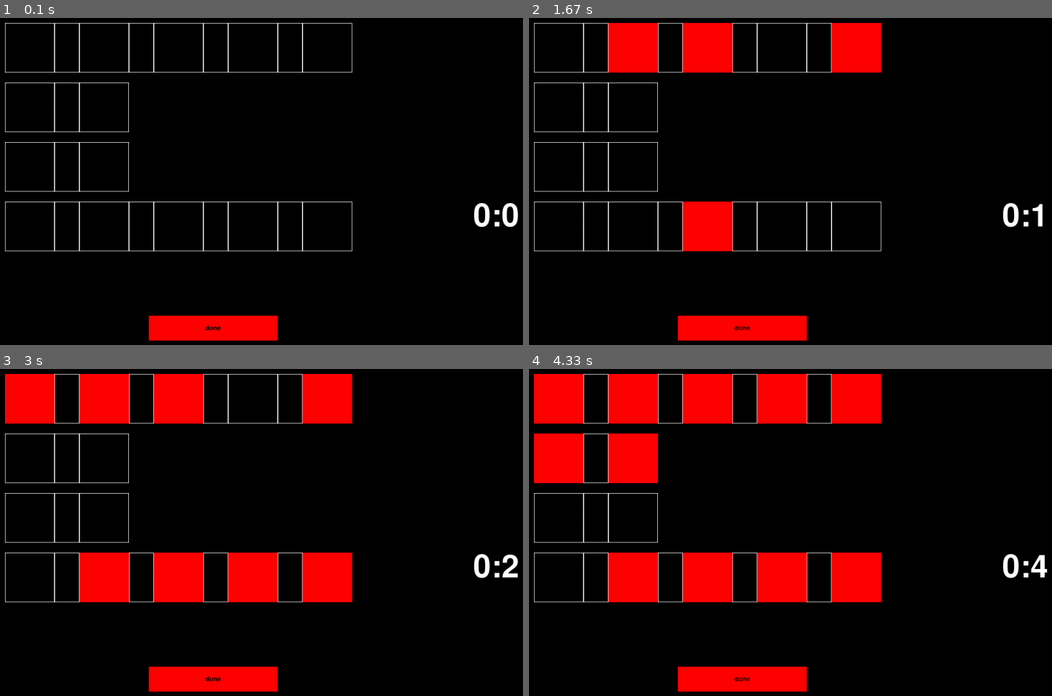
Above: before the commit, frames 1-4 (two rows, left to right).
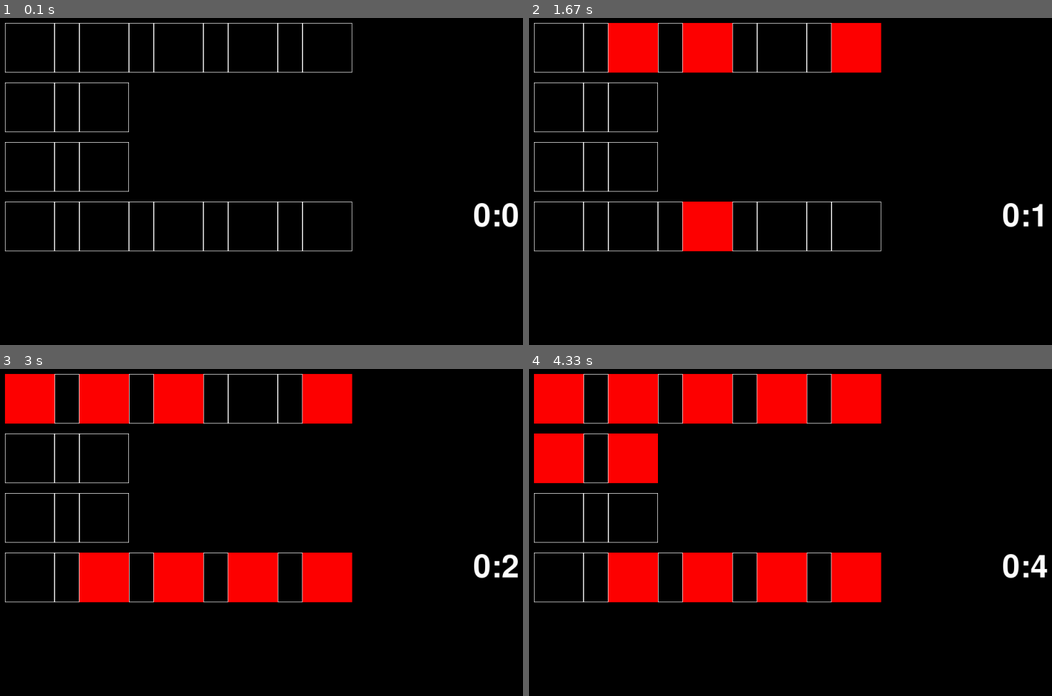
Above: after the commit, the same moments.

Repository: Alicccce/project_pygame
Game: pygame game, started from Alice.py
The game is run twice, just before and just after one commit, with the same random seed, the same clock (stepped at 60 frames per second) and the same inputs.
Inputs (mouse positions are in pixels of both pictures, inside the frame that each line leads up to):
- Up to frame 1 (0.1 s): no input
- Up to frame 2 (1.67 s): press the mouse at (706, 227) at 0.37 s; move the mouse to (811, 282) at 0.47 s; release the mouse at (910, 338) at 0.6 s; press the mouse at (633, 47) at 0.7 s; move the mouse to (842, 171) at 0.8 s; release the mouse at (outside the picture) at 0.93 s; click (706, 47) at 1.05 s; press the mouse at (853, 47) at 1.37 s; move the mouse to (963, 178) at 1.47 s; release the mouse at (outside the picture) at 1.6 s
- Up to frame 3 (3 s): click (256, 575) at 1.72 s; press the mouse at (324, 578) at 2.03 s; move the mouse to (329, 545) at 2.13 s; release the mouse at (329, 516) at 2.27 s; click (31, 398) at 2.38 s; click (94, 588) at 2.72 s
- Up to frame 4 (4.33 s): click (780, 398) at 3.05 s; click (633, 457) at 3.38 s; click (560, 457) at 4.28 s

The runs differ from the first frame. In frame 1, 1.9% of the frame differs, in the area x 28-54%, y 91-99%; in frame 2, 1.9%; in frame 3, 1.9%; in frame 4, 1.9%.

Commit message:
обьединение 2.2 END?

Diff:
--- a/Alice.py
+++ b/Alice.py
@@ -1,11 +1,13 @@
 import pygame
 import numpy as np
 from pandas.core.common import flatten
+import copy
 
 WHITE = (255, 255, 255)
 BLACK = (0, 0, 0)
 RED = (255, 0, 0)
 BLUE = (0, 0, 255)
+PINK = (255, 100, 100)
 LEVEL = {
     'Level 1': [
         [0, 1, 0, 1, 0, 1, 0, 1, 0],
@@ -16,11 +18,14 @@
 }
 
 
+
+
+
 class Board:
     def __init__(self, cell_size_y, name):
         self.width = 5
         self.height = 4
-        self.board = LEVEL[name]
+        self.board =  copy.deepcopy(LEVEL[name])
         self.left = 10
         self.top = 10
         self.cell_size = cell_size_y  # размер больших квадратов
@@ -85,6 +90,7 @@
             row, col = cell_coords
             if self.board[row][col] == 0:
                 self.board[row][col] = 5
+                print(5)
 
     def get_click(self, mouse_pos):
         cell = self.get_cell(mouse_pos)
@@ -99,20 +105,34 @@
 
 
 class Button:
-    def __init__(self, x, y, width, height, color, text=''):
+    def __init__(self, x, y, width, height, act_color, inact_color, text=''):
         self.x, self.y = x, y
         self.width = width
         self.height = height
-        self.color = color
+        self.act_color = act_color
+        self.inact_color = inact_color
         self.text = text
 
-    def draw(self, win):
-        pygame.draw.rect(win, self.color, (self.x, self.y, self.width, self.height))
-        if self.text != '':
-            font = pygame.font.SysFont('comicsans', 20)
-            text = font.render(self.text, 1, (0, 0, 0))
-            win.blit(text, (
-            self.x + (self.width / 2 - text.get_width() / 2), self.y + (self.height / 2 - text.get_height() / 2)))
+    def draw(self, win, x, y):
+        mouse = pygame.mouse.get_pos()
+        click = pygame.mouse.get_pressed()
+        if y < mouse[1] < y + self.height and x < mouse[0] < x + self.width and click[0] == 1:
+            pygame.draw.rect(screen, (self.act_color), (x, y, self.width, self.height))
+            restart()
+            return 1
+        else:
+            pygame.draw.rect(screen, (self.inact_color), (x, y, self.width, self.height))
+
+def restart():
+    global board, start_ticks
+    screen.fill(BLACK)
+    board = Board(100, 'Level 1')
+    board.render(screen)
+    start_ticks = pygame.time.get_ticks()
+    pygame.display.flip()
+
+
+
 
 
 if __name__ == '__main__':
@@ -129,21 +149,19 @@
     start_ticks = pygame.time.get_ticks()  # стартовое время в миллисекундах
 
     # Создаем кнопки один раз вне цикла
-    button_done = Button(300, 600, 260, 50, RED, 'done')
-    button_retry = Button(500, 510, 260, 50, WHITE, 'не опять, а снова')
+    button_done = Button(300, 600, 260, 50, RED, PINK, 'done')
+    ##button_retry = Button(500, 510, 260, 50, WHITE, 'не опять, а снова')
 
     # Определите шрифт один раз вне цикла
     font = pygame.font.Font('freesansbold.ttf', 64)
 
     while running:
-
         millis = pygame.time.get_ticks() - start_ticks
         secs = millis // 1000
         if secs >= 16:
             secs = 15
         if board.proov():
             secs = time_of_end
-
         mins = secs // 60
         secs %= 60
 
@@ -158,21 +176,29 @@
                 x, y = event.pos
                 if secs < 15:
                     board.get_click(event.pos)
+
+                    # board.proov()
                 board.render(screen)
 
         # Рендеринг экрана и объектов
         screen.fill(BLACK)
         board.render(screen)
-        button_done.draw(screen)
         screen.blit(text, textRect)
 
-        if millis // 1000 >= 15 or board.proov():
+        if board.proov():
             time_of_end = secs
+            Tab = pygame.font.SysFont('arial', 100)
+            sc_Text = Tab.render('Yup', True, BLUE, WHITE)
+            cOr = sc_Text.get_rect(center=(1000, 200))
+            screen.blit(sc_Text, cOr)
+        if millis // 1000 >= 15:
             tab = pygame.font.SysFont('arial', 30)
             sc_text = tab.render('Вы нe успели! Попробуете выполнить задание заново?', True, WHITE, BLUE)
             cor = sc_text.get_rect(center=(1000, 200))
             screen.blit(sc_text, cor)
-            button_retry.draw(screen)
+            if button_done.draw(screen, 500, 600) == 1:
+                pygame.display.update()
+            ##button_retry.draw(screen)
 
         pygame.display.flip()
         clock.tick(60)  # Ограничить до 60 кадров в секунду
--- a/mainn2.py
+++ b/mainn2.py
@@ -104,3 +104,181 @@
     pygame.display.flip()
 
 pygame.quit()
+
+
+import pygame
+
+WHITE = (255, 255, 255)
+BLACK = (0, 0, 0)
+RED = (255, 0, 0)
+BLUE = (0, 0, 255)
+LEVEL = {
+    'Level 1': [
+        [0, 1, 0, 1, 0, 1, 0, 1, 0],
+        [0, 1, 0],
+        [0, 1, 0],
+        [0, 1, 0, 1, 0, 1, 0, 1, 0]
+    ]
+}
+
+
+
+
+
+class Board:
+    def __init__(self, cell_size_y, name):
+        self.width = 5
+        self.height = 4
+        self.board = LEVEL[name]
+        self.left = 10
+        self.top = 10
+        self.cell_size = cell_size_y  # размер больших квадратов
+        self.small_size_rect_x = 50  # ширина узких квадратов
+        self.small_size_rect_y = cell_size_y  # длин. узких квадратов
+        self.row_spacing = 20  # Расстояние между строками
+        self.xs = ['black', 'red']
+
+    def set_view(self, left, top, cell_size):
+        self.left = left
+        self.top = top
+        self.cell_size = cell_size
+
+    def render(self, screen):
+        # screen.fill(BLACK)
+        top_y = self.top
+        for row_index, row in enumerate(self.board):
+            top_x = self.left
+            row_height = 0  # Высота текущей строки
+            for col_index, cell in enumerate(row):
+                if cell == 1:
+                    pygame.draw.rect(screen, WHITE, (top_x, top_y, self.small_size_rect_x, self.small_size_rect_y), 1)
+                    top_x += self.small_size_rect_x
+                    row_height = max(row_height, self.small_size_rect_y)
+                else:
+                    color = RED if cell == 5 else WHITE
+                    pygame.draw.rect(screen, color, (top_x, top_y, self.cell_size, self.cell_size),
+                                     1 if cell == 0 else 0)
+                    top_x += self.cell_size
+                    row_height = max(row_height, self.cell_size)
+            top_y += row_height + self.row_spacing
+
+    def get_cell(self, mouse_pos):
+        x, y = mouse_pos
+        top_y = self.top
+
+        for row_index, row in enumerate(self.board):
+            top_x = self.left
+            row_height = 0
+
+            # Определяем высоту строки, чтобы использовать ее позже для проверки попадания
+            for cell in row:
+                if cell == 1:
+                    row_height = max(row_height, self.small_size_rect_y)
+                else:
+                    row_height = max(row_height, self.cell_size)
+
+            # Проверяем попадание в ячейки текущей строки
+            for col_index, cell in enumerate(row):
+                cell_width = self.small_size_rect_x if cell == 1 else self.cell_size
+                if top_x <= x < top_x + cell_width and top_y <= y < top_y + row_height:
+                    return (row_index, col_index)
+                top_x += cell_width
+
+            # Переходим к следующей строке, учитывая промежуток между строками
+            top_y += row_height + self.row_spacing
+
+        return None
+
+    def on_click(self, cell_coords):
+        if cell_coords is not None:
+            row, col = cell_coords
+            if self.board[row][col] == 0:
+                self.board[row][col] = 5
+                print(5)
+
+    def get_click(self, mouse_pos):
+        cell = self.get_cell(mouse_pos)
+        self.on_click(cell)
+
+
+class Button:
+    def __init__(self, x, y, width, height, color, text=''):
+        self.x, self.y = x, y
+        self.width = width
+        self.height = height
+        self.color = color
+        self.text = text
+
+    def draw(self, win):
+        pygame.draw.rect(win, self.color, (self.x, self.y, self.width, self.height))
+        if self.text != '':
+            font = pygame.font.SysFont('comicsans', 20)
+            text = font.render(self.text, 1, (0,0,0))
+            win.blit(text, (self.x + (self.width/2 - text.get_width()/2), self.y + (self.height/2 - text.get_height()/2)))
+
+
+if __name__ == '__main__':
+    pygame.init()
+
+    board = Board(100, 'Level 1')
+    board.set_view(10, 10, 100)
+    running = True
+    timer_active = True
+    size = (1300, 750)
+    screen = pygame.display.set_mode(size)
+    clock = pygame.time.Clock()
+    start_ticks = pygame.time.get_ticks()  # стартовое время в миллисекундах
+
+    # Создаем кнопки один раз вне цикла
+    button_done = Button(300, 600, 260, 50, RED, 'done')
+    button_retry = Button(500, 510, 260, 50, WHITE, 'не опять, а снова')
+
+    # Определите шрифт один раз вне цикла
+    font = pygame.font.Font('freesansbold.ttf', 64)
+
+    while running:
+        if timer_active:
+            millis = pygame.time.get_ticks() - start_ticks
+            secs = millis // 1000
+            mins = secs // 60
+            secs %= 60
+            # Останавливаем таймер после 15 секунд
+            if millis // 1000 >= 15:
+                timer_active = False
+                secs = 15  # Устанавливаем секунды на 15
+                mins = 0  # Устанавливаем минуты на 0 (если показываем минуты и секунды)
+                # Фиксируем последнюю отображаемую на экране строку времени
+                final_time_text = font.render(f'00:15', True, WHITE, BLACK)
+                final_time_rect = final_time_text.get_rect(center=(1000, 400))
+        else:
+            # Вместо обновления времени, используйте последний посчитанный текст таймера
+            screen.blit(final_time_text, final_time_rect)
+
+        # Обработка событий
+        for event in pygame.event.get():
+            if event.type == pygame.QUIT:
+                running = False
+            if event.type == pygame.MOUSEBUTTONDOWN and event.button == 1:
+                board.get_click(event.pos)
+                board.render(screen)
+
+        # Рисование экрана и объектов
+        screen.fill(BLACK)
+        board.render(screen)
+        button_done.draw(screen)
+        if timer_active:
+            text = font.render('{:02}:{:02}'.format(mins, secs), True, WHITE, BLACK)
+            textRect = text.get_rect(center=(1000, 400))
+            screen.blit(text, textRect)
+
+        if not timer_active:
+            tab = pygame.font.SysFont('arial', 30)
+            sc_text = tab.render('Вы нe успели! Попробуете выполнить задание заново?', True, WHITE, BLUE)
+            cor = sc_text.get_rect(center=(1000, 200))
+            screen.blit(sc_text, cor)
+            button_retry.draw(screen)
+
+        pygame.display.flip()
+        clock.tick(60)  # Ограничиваем до 60 кадров в секунду
+
+    pygame.quit()
